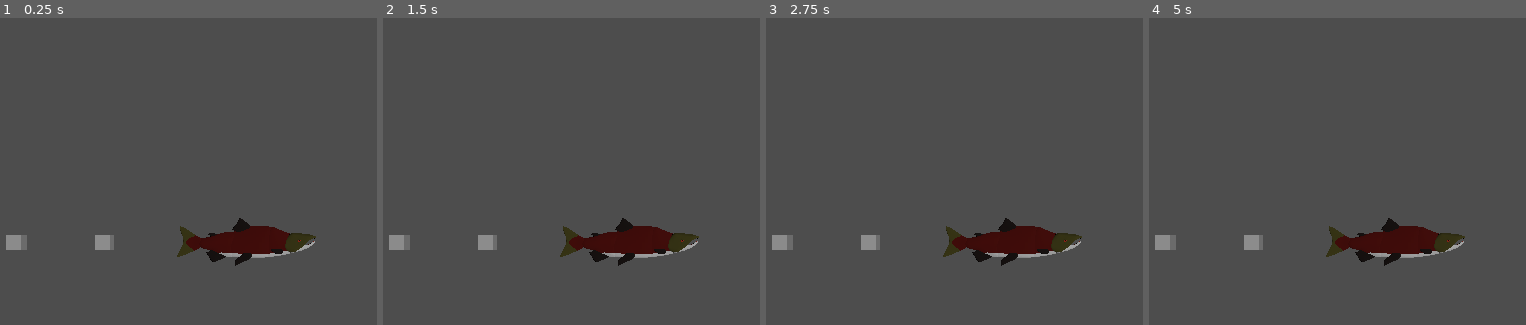
Above: before the commit, frames 1-4 (left to right).
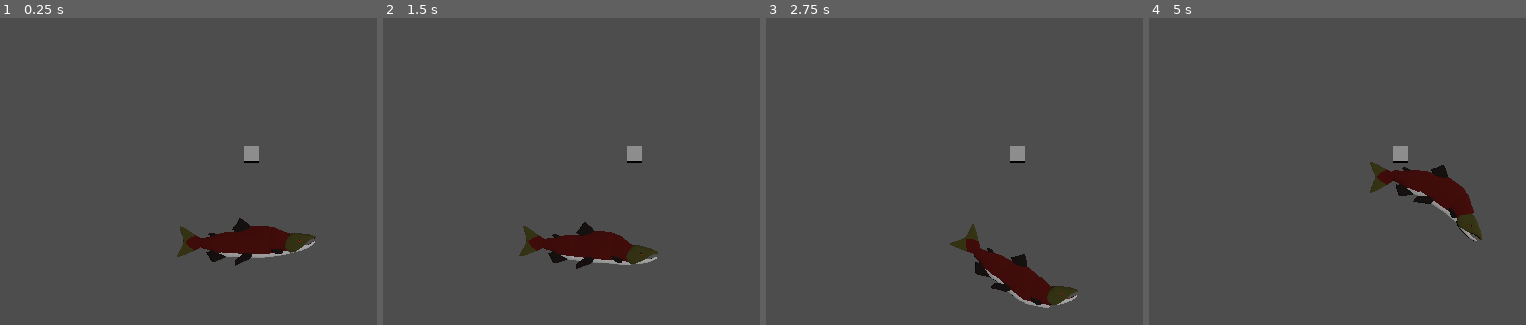
Above: after the commit, the same moments.

Repository: AugustRossano/Big-Salmon
Game: Godot game, scene res://Main.tscn
Two runs of this game, one before a commit and one after it. Both use one fixed random seed, a clock stepped at 60 frames per second and the inputs below.
Inputs (mouse positions are in pixels of both pictures, inside the frame that each line leads up to):
- Up to frame 1 (0.25 s): no input
- Up to frame 2 (1.5 s): tap Enter at 0.5 s; move the mouse to (outside the picture) at 0.52 s; click (outside the picture) at 0.67 s; move the mouse to (473, 263) at 1.27 s; click (473, 263) at 1.42 s
- Up to frame 3 (2.75 s): move the mouse to (1097, 143) at 2.02 s; click (1097, 143) at 2.17 s
- Up to frame 4 (5 s): move the mouse to (outside the picture) at 2.77 s; click (outside the picture) at 2.92 s; move the mouse to (outside the picture) at 3.52 s; click (outside the picture) at 3.67 s; move the mouse to (1160, 174) at 4.27 s; click (1160, 174) at 4.42 s

The runs differ from the first frame. In frame 1, 0.7% of the frame differs, in the area x 1-69%, y 41-76%; in frame 2, 4.2%; in frame 3, 5.8%; in frame 4, 6.5%, in the area x 1-89%, y 41-81%.

Commit message:
eeee

Diff:
--- a/Main.tscn
+++ b/Main.tscn
@@ -13,9 +13,9 @@
 
 [sub_resource type="CapsuleShape3D" id="CapsuleShape3D_cgf2w"]
 
-[sub_resource type="BoxMesh" id="BoxMesh_x3bhr"]
+[sub_resource type="BoxMesh" id="BoxMesh_2g7dt"]
 
-[sub_resource type="BoxMesh" id="BoxMesh_2g7dt"]
+[sub_resource type="BoxShape3D" id="BoxShape3D_wjqcq"]
 
 [node name="Node3D" type="Node3D"]
 
@@ -46,6 +46,7 @@
 [node name="Top" type="RigidBody3D" parent="SalmonDad"]
 transform = Transform3D(1, 0, 0, 0, 1, 0, 0, 0, 1, 2, 0, 0)
 gravity_scale = 0.0
+script = ExtResource("1_oqs7g")
 
 [node name="CollisionShape3D" type="CollisionShape3D" parent="SalmonDad/Top"]
 transform = Transform3D(-4.37114e-08, -1, 0, 1, -4.37114e-08, 0, 0, 0, 1, -0.5, 0, 0)
@@ -64,6 +65,7 @@
 [node name="Mid" type="RigidBody3D" parent="SalmonDad"]
 mass = 2.0
 gravity_scale = 0.0
+script = ExtResource("1_oqs7g")
 
 [node name="CollisionShape3D" type="CollisionShape3D" parent="SalmonDad/Mid"]
 transform = Transform3D(-4.37114e-08, -1, 0, 1, -4.37114e-08, 0, 0, 0, 1, 0, 0, 0)
@@ -82,6 +84,7 @@
 [node name="Bottom" type="RigidBody3D" parent="SalmonDad"]
 transform = Transform3D(1, 0, 0, 0, 1, 0, 0, 0, 1, -2, 0, 0)
 gravity_scale = 0.0
+script = ExtResource("1_oqs7g")
 
 [node name="CollisionShape3D" type="CollisionShape3D" parent="SalmonDad/Bottom"]
 transform = Transform3D(-4.37114e-08, -1, 0, 1, -4.37114e-08, 0, 0, 0, 1, 0, 0, 0)
@@ -100,6 +103,7 @@
 [node name="Tail" type="RigidBody3D" parent="SalmonDad"]
 transform = Transform3D(1, 0, 0, 0, 1, 0, 0, 0, 1, -4, 0, 0)
 gravity_scale = 0.0
+script = ExtResource("1_oqs7g")
 
 [node name="CollisionShape3D" type="CollisionShape3D" parent="SalmonDad/Tail"]
 transform = Transform3D(-4.37114e-08, -1, 0, 1, -4.37114e-08, 0, 0, 0, 1, 0, 0, 0)
@@ -117,10 +121,11 @@
 [node name="DirectionalLight3D" type="DirectionalLight3D" parent="."]
 transform = Transform3D(0.866025, 0, 0.5, 0, 1, 0, -0.5, 0, 0.866025, 0, 0, 31.1436)
 
-[node name="MeshInstance3D" type="MeshInstance3D" parent="."]
-transform = Transform3D(1, 0, 0, 0, -4.37114e-08, -1, 0, 1, -4.37114e-08, -10, 0, 0)
-mesh = SubResource("BoxMesh_x3bhr")
+[node name="MeshInstance3D2" type="MeshInstance3D" parent="."]
+transform = Transform3D(1, 0, 0, 0, -4.37114e-08, -1, 0, 1, -4.37114e-08, 0, 6, 0)
+mesh = SubResource("BoxMesh_2g7dt")
 
-[node name="MeshInstance3D2" type="MeshInstance3D" parent="."]
-transform = Transform3D(1, 0, 0, 0, -4.37114e-08, -1, 0, 1, -4.37114e-08, -16, 0, 0)
-mesh = SubResource("BoxMesh_2g7dt")
+[node name="StaticBody3D" type="StaticBody3D" parent="MeshInstance3D2"]
+
+[node name="CollisionShape3D" type="CollisionShape3D" parent="MeshInstance3D2/StaticBody3D"]
+shape = SubResource("BoxShape3D_wjqcq")
--- a/force.gd
+++ b/force.gd
@@ -1,5 +1,5 @@
 extends RigidBody3D
-
+var holder: Vector2
 
 # Called when the node enters the scene tree for the first time.
 func _ready():
@@ -12,4 +12,8 @@
 
 func _input(event):
    # Mouse in viewport coordinates.
-	if event is InputEventMouseButton:	print("Mouse Click/Unclick at: ", event.position)
+	if event is InputEventMouseButton:
+			holder=((event.position*2)-Vector2(get_viewport().size))/Vector2(get_viewport().size)
+			holder.x=holder.x*27
+			holder.y=-holder.y*15
+			linear_velocity=(position-Vector3(holder.x,holder.y,0)).normalized()*50/(position-Vector3(holder.x,holder.y,0)).length()
--- a/project.godot
+++ b/project.godot
@@ -17,5 +17,4 @@
 
 [display]
 
-window/size/mode=3
 window/size/resizable=false
